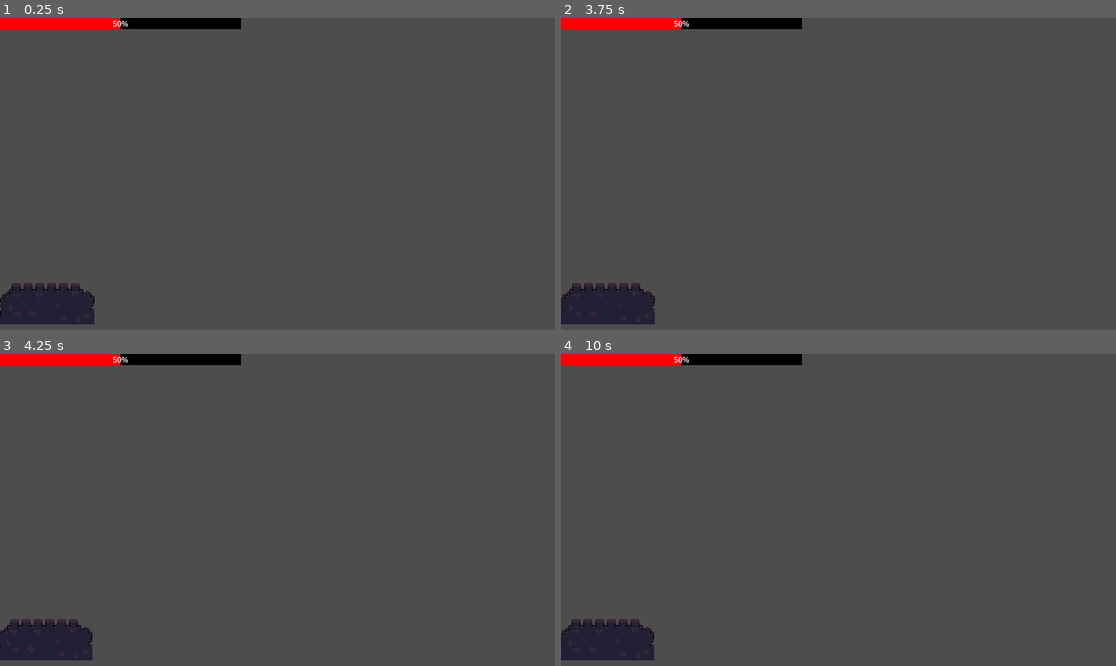
Above: before the commit, frames 1-4 (two rows, left to right).
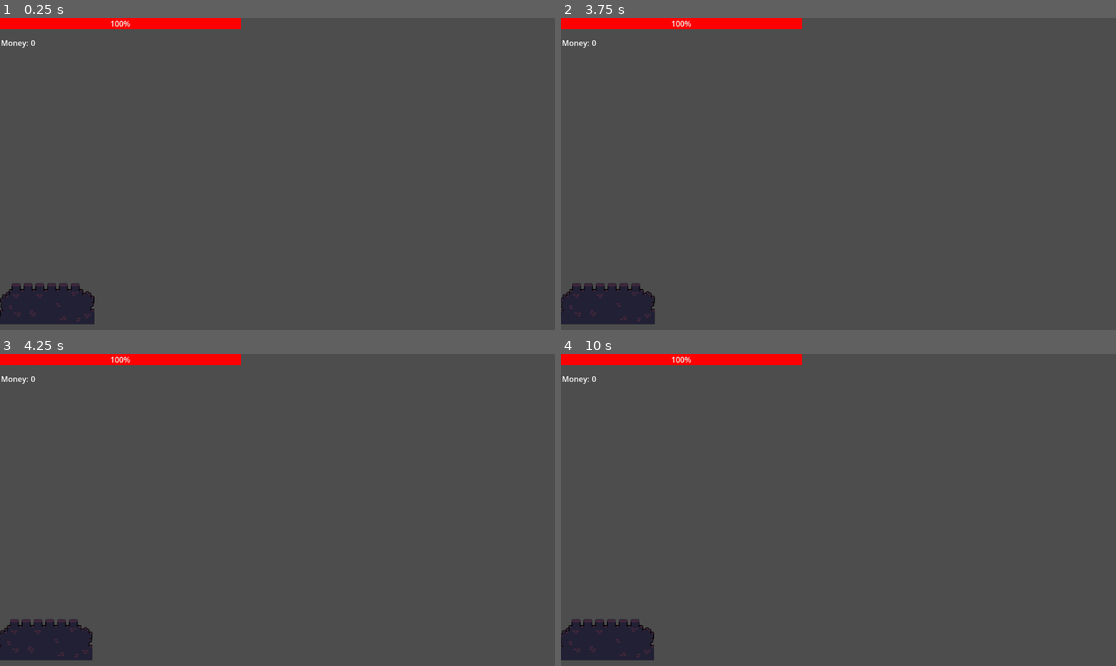
Above: after the commit, the same moments.

Repository: AdamMambetov/tower-defence-godot
Game: Godot game, scene res://scene/main_map.tscn
Same seed, same stepped clock (60 frames per second), same inputs: the game is played once before the commit and once after it. This scene is started directly instead of the project's main scene.
Inputs (mouse positions are in pixels of both pictures, inside the frame that each line leads up to):
- Up to frame 1 (0.25 s): no input
- Up to frame 2 (3.75 s): tap Enter at 0.5, 2, 3.5 s; move the mouse to (960, 158) at 0.52 s; click (960, 158) at 0.67 s; tap Space at 1.25, 2.75 s; move the mouse to (727, 189) at 1.27 s; click (727, 189) at 1.42 s; move the mouse to (894, 105) at 2.02 s; click (894, 105) at 2.17 s; move the mouse to (810, 236) at 2.77 s; click (810, 236) at 2.92 s; move the mouse to (1005, 220) at 3.52 s; click (1005, 220) at 3.67 s
- Up to frame 3 (4.25 s): no input
- Up to frame 4 (10 s): tap Space at 4.25 s; move the mouse to (672, 463) at 4.27 s; click (672, 463) at 4.42 s; move the mouse to (866, 510) at 5.02 s; click (866, 510) at 5.17 s; move the mouse to (755, 432) at 5.77 s; click (755, 432) at 5.92 s; move the mouse to (960, 494) at 6.52 s; click (960, 494) at 6.67 s; move the mouse to (727, 525) at 7.27 s; click (727, 525) at 7.42 s; move the mouse to (894, 441) at 8.02 s; click (894, 441) at 8.17 s; move the mouse to (810, 572) at 8.77 s; click (810, 572) at 8.92 s; move the mouse to (1005, 556) at 9.52 s; click (1005, 556) at 9.67 s

The runs differ from the first frame. In frame 1, 0.9% of the frame differs, in the area x 0-44%, y 0-10%; in frame 2, 0.9%; in frame 3, 0.9%; in frame 4, 0.9%.

Commit message:
mini update

Diff:
--- a/project.godot
+++ b/project.godot
@@ -26,3 +26,7 @@
 2d_physics/layer_2="Player"
 2d_physics/layer_3="Enemy"
 2d_physics/layer_4="Tower"
+
+[network]
+
+tls/enable_tls_v1.3=false
--- a/scene/main_map.tscn
+++ b/scene/main_map.tscn
@@ -739,7 +739,8 @@
 grow_vertical = 2
 
 [node name="HBoxContainer" type="HBoxContainer" parent="CanvasLayer/UI"]
-layout_mode = 0
+layout_mode = 1
+anchors_preset = -1
 offset_right = 40.0
 offset_bottom = 40.0
 
@@ -748,6 +749,23 @@
 layout_mode = 2
 theme_override_styles/background = SubResource("StyleBoxFlat_4jeie")
 theme_override_styles/fill = SubResource("StyleBoxFlat_hquly")
-value = 50.0
-
+value = 100.0
+
+[node name="MoneyText" type="Label" parent="CanvasLayer/UI"]
+layout_mode = 0
+offset_left = 2.0
+offset_top = 40.0
+offset_right = 42.0
+offset_bottom = 63.0
+text = "Money:"
+
+[node name="MoneyValue" type="Label" parent="CanvasLayer/UI"]
+layout_mode = 0
+offset_left = 64.0
+offset_top = 40.0
+offset_right = 104.0
+offset_bottom = 63.0
+text = "0"
+
+[connection signal="input_event" from="CanvasLayer2/PlayerTower" to="." method="_on_player_tower_input_event"]
 [connection signal="input_event" from="CanvasLayer2/EnemyTower" to="." method="_on_enemy_tower_input_event"]
--- a/src/api.gd
+++ b/src/api.gd
@@ -1,10 +1,11 @@
-extends HTTPRequest
+extends Node
 
 
 signal sign_result(success: bool, result: String)
 signal join_result(success: bool, result: String)
-
-
+signal new_data_recived(success: bool, result: Dictionary)
+
+@onready var http := HTTPRequest.new()
 var socket: WebSocketPeer
 var join_url: String
 var room_id: String
@@ -25,6 +26,7 @@
 
 
 func _ready() -> void:
+	add_child(http)
 	_create_access_token_timer()
 	_try_auth()
 
@@ -38,8 +40,9 @@
 		prints("State changed to: ", state)
 	match state:
 		WebSocketPeer.STATE_OPEN:
-			while socket.get_available_packet_count() > 0:
+			while socket.get_available_packet_count():
 				var packet = socket.get_packet()
+				prints("Packet recieved!")
 				if not socket.was_string_packet():
 					printerr("Received non-text packet! Size: ", packet.size())
 					continue
@@ -54,9 +57,7 @@
 					Global.GameState.WaitingGame:
 						_waiting_game_process(json)
 					Global.GameState.PlayingGame:
-						_playing_game_process()
-		WebSocketPeer.STATE_CLOSING:
-			print("STATE_CLOSING")
+						_playing_game_process(json)
 		WebSocketPeer.STATE_CLOSED:
 			var code = socket.get_close_code()
 			var reason = socket.get_close_reason()
@@ -70,13 +71,13 @@
 	_add_field(body, "password", password)
 	_end_body(body)
 
-	request_raw(
+	http.request_raw(
 		API_BASE_URL + "users/login/",
 		[headers.form_data],
 		HTTPClient.METHOD_POST,
 		body,
 	)
-	var res = await request_completed
+	var res = await http.request_completed
 	if res[0] == HTTPRequest.RESULT_SUCCESS and res[1] == 200:
 		var body_json = JSON.parse_string(res[3].get_string_from_utf8())
 		UserInfo.append_user_info({
@@ -99,14 +100,14 @@
 		email = email,
 		password = password,
 	})
-	request(
+	http.request(
 		API_BASE_URL + "users/register/",
 		[headers.json],
 		HTTPClient.METHOD_POST,
 		data,
 	)
 
-	var res = await request_completed
+	var res = await http.request_completed
 	if res[0] == HTTPRequest.RESULT_SUCCESS and res[1] == 200:
 		UserInfo.append_user_info({ username = username, password = password })
 		sign_result.emit(true, "Вы успешно зарегистрированы!")
@@ -121,13 +122,13 @@
 		join_result.emit(false, "Вы не авторизованы!")
 		return
 
-	request(
+	http.request(
 		API_BASE_URL + "queue/join/",
 		[headers.json, headers.jwt_token + UserInfo.get_user_info().access],
 		HTTPClient.METHOD_POST,
 	)
 
-	var res = await request_completed
+	var res = await http.request_completed
 	if res[0] == HTTPRequest.RESULT_SUCCESS and res[1] == 200:
 		var body_json = JSON.parse_string(res[3].get_string_from_utf8())
 		prints("POST", res[1], "queue/join/", body_json)
@@ -140,12 +141,12 @@
 			Global.game_state = Global.GameState.PlayingGame
 			room_id = body_json.room_id
 			join_url = "%splay_room/%s/" % [WS_BASE_URL, room_id]
-		_connect()
+			join_result.emit(true, "")
+		await _connect()
 	else:
 		var error = res[3].get_string_from_utf8()
 		printerr("Request Error: ", error)
 		join_result.emit(false, error)
-
 
 func _add_field(body: PackedByteArray, key: String, value: String) -> void:
 	var content = "\r\n--boundary\r\n" + "Content-Disposition: form-data; name=\"%s\"\r\n" % key + "Content-Type: text/plain; charset=UTF-8\r\n\r\n" + value
@@ -159,7 +160,21 @@
 	socket.handshake_headers = PackedStringArray([
 		"access: " + UserInfo.get_user_info().access,
 	])
-	return socket.connect_to_url(join_url) == OK
+	var err = socket.connect_to_url(join_url)
+	if err != OK:
+		printerr("Failed to initiate websocket:", err)
+		return false
+
+	var start_time = Time.get_ticks_msec()
+	while socket.get_ready_state() == WebSocketPeer.STATE_CONNECTING:
+		socket.poll()
+		await get_tree().process_frame
+		if Time.get_ticks_msec() - start_time > 5000:
+			printerr("WebSocket timeout")
+			return false
+	prints("WebSocket connected:", join_url)
+	return socket.get_ready_state() == WebSocketPeer.STATE_OPEN
+
 
 func _waiting_game_process(json: Dictionary) -> void:
 	if waiting_opponent and json.has("room_id"):
@@ -167,7 +182,8 @@
 		room_id = json.room_id
 		join_url = "%splay_room/%s/" % [WS_BASE_URL, room_id]
 		for i in 3:
-			if _connect():
+			if await _connect():
+				Global.game_state = Global.GameState.PlayingGame
 				join_result.emit(true, "")
 				await get_tree().create_timer(1.0).timeout
 				return
@@ -177,8 +193,8 @@
 	else:
 		prints("Received other message: ", json)
 
-func _playing_game_process() -> void:
-	pass
+func _playing_game_process(json: Dictionary) -> void:
+	new_data_recived.emit(true, json)
 
 func _try_auth() -> void:
 	var user_info = UserInfo.get_user_info()
--- a/src/main_map.gd
+++ b/src/main_map.gd
@@ -6,6 +6,9 @@
 
 func _process(_delta: float) -> void:
 	_update_camera()
+	var result = await Api.new_data_recived
+	if result[0]:
+		_new_data_handler(result[1])
 
 
 func _update_camera() -> void:
@@ -21,14 +24,43 @@
 			$Camera2D.limit_left,
 			$Camera2D.limit_right,
 		)
-		print($Camera2D.position.x)
+
+func _new_data_handler(data: Dictionary) -> void:
+	match data.get("event"):
+		"start_game": prints("Опонент подключился, игра началсь!");
+		"change_data":
+			$CanvasLayer/UI/HBoxContainer/HealthBar.value = data.get("health")
+			$CanvasLayer/UI/MoneyValue.text = str(data.get("money"))
+		"end_game": prints("Игра закончена ")
+
+
+func _on_player_tower_input_event(
+	_viewport: Node,
+	event: InputEvent,
+	_shape_idx: int
+) -> void:
+	if event is InputEventMouseButton:
+		if event.pressed:
+			var data := {
+				"who": "cursor",
+				"where": "player",
+				"type": "click"
+			}
+			var json := JSON.stringify(data)
+			Api.socket.send_text(json)
 
 
 func _on_enemy_tower_input_event(
-		_viewport: Node,
-		event: InputEvent,
-		_shape_idx: int
+	_viewport: Node,
+	event: InputEvent,
+	_shape_idx: int
 ) -> void:
 	if event is InputEventMouseButton:
-		if !event.pressed:
-			print("jfkdjfkdjf")
+		if event.pressed:
+			var data := {
+				"who": "cursor",
+				"where": "enemy",
+				"type": "click"
+			}
+			var json := JSON.stringify(data)
+			Api.socket.send_text(json)
Not shown: 1 places in scene/api.tscn that only renumber resources
